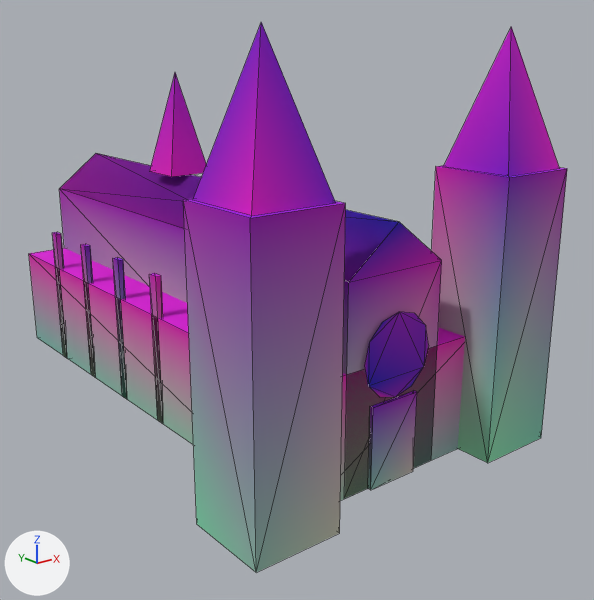
An edit to the glTF model assets/kit/cathedral_mass.glb, drawn before and after from the same camera.
Camera for both pictures: a camera (50 mm lens) standing at (-39.4, -38.2, 30.9) and looking at (3.8, 15.8, 9.3). Lighting does not change. The marker at lower left points along +X, +Y and +Z. The older version comes first. Mesh edges are drawn as thin lines. Vertices at exactly the same position are counted once.

Objects in the first picture: 'cathedral_body', 'cathedral_dark'.
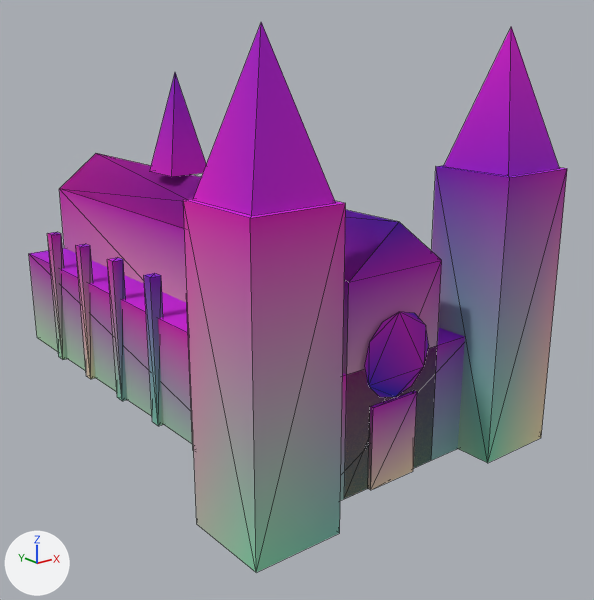
Diff of the bpy script that builds the scene:
```diff
--- a/assets/kit/cathedral_mass.glb.py
+++ b/assets/kit/cathedral_mass.glb.py
@@ me_cathedral_body @@
 me_cathedral_body.from_pydata(...)  # 145 vertices, 214 faces; spans x -14.4..14.4, y -3.0..46.0, z 0.0..32.0
 # used by ob_cathedral_body; location = (0.0, 0.0, 0.0)
+# me_cathedral_body part 1: all 24 vertices in x -8.5, y 5.5..39.0, z 0.0..13.0 are moved by (-0.5, 0.0, 0.0)
+# me_cathedral_body part 2: 214 faces centred in x -14.4..14.4, y -3.0..46.0, z 0.0..25.3 are repainted in the vertex colours, in many colours
 me_cathedral_body.materials.append(mat_m_backdrop)
@@ me_cathedral_dark @@
 me_cathedral_dark.from_pydata(...)  # 20 vertices, 22 faces; spans x -3.2..3.2, y -0.3..0.05, z 0.0..13.12
 # used by ob_cathedral_dark; location = (0.0, 0.0, 0.0)
+# me_cathedral_dark part 3: 12 faces centred in x -2.91..2.91, y -0.3..-0.07, z 6.5..12.44 are repainted in the vertex colours; the middle colour goes from purple #8c00cc to pink #b100cc
+# me_cathedral_dark part 4: 3 faces centred in x -2.2..-0.73, y -0.3..0.05, z 4.33 are repainted in the vertex colours; the middle colour goes from purple #9700c6 to pink #cc00c6
+# me_cathedral_dark part 5: 4 faces centred in x -2.2..2.2, y -0.3..0.05, z 2.17 are repainted in the vertex colours; the middle colour goes from light grey #c0bfbd to beige #f0d5bd
 me_cathedral_dark.materials.append(mat_m_backdrop_dark)
```

What differs and where, as boxes (x1, y1, x2, y2) in the pictures (594 x 600 px; the box of a moved part takes in the faces that stretch with it):
'cathedral_body', reshaped, recoloured: (29, 22, 567, 572) in both
part 1 of me_cathedral_body, moved or reshaped: before (52, 232, 163, 423); after (47, 232, 194, 450)
part 2 of me_cathedral_body, recoloured: (29, 22, 564, 572) in both
part 3 of me_cathedral_dark, recoloured: (364, 312, 429, 408) in both
part 4 of me_cathedral_dark, recoloured: (370, 392, 417, 489) in both
part 5 of me_cathedral_dark, recoloured: (368, 393, 417, 490) in both
